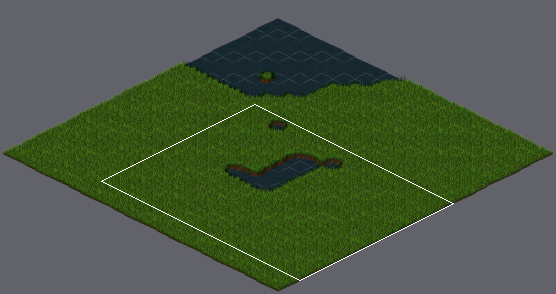
Two versions of a level (Tiled map, examples/isometric_grass_and_water.tmx). The first picture is a wide view before the edit; the outline marks the close-up.
Close-up. Before the edit:
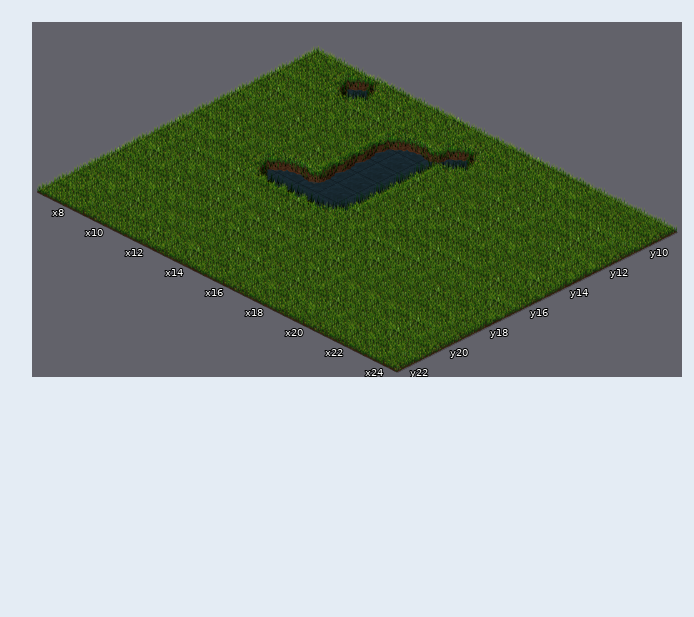
Cells are 64x32 px. Isometric: x runs down to the right, y down to the left. Shown: x 7..24, y 9..22. The commit also changed other parts of the map, which this record leaves out.
After the commit:
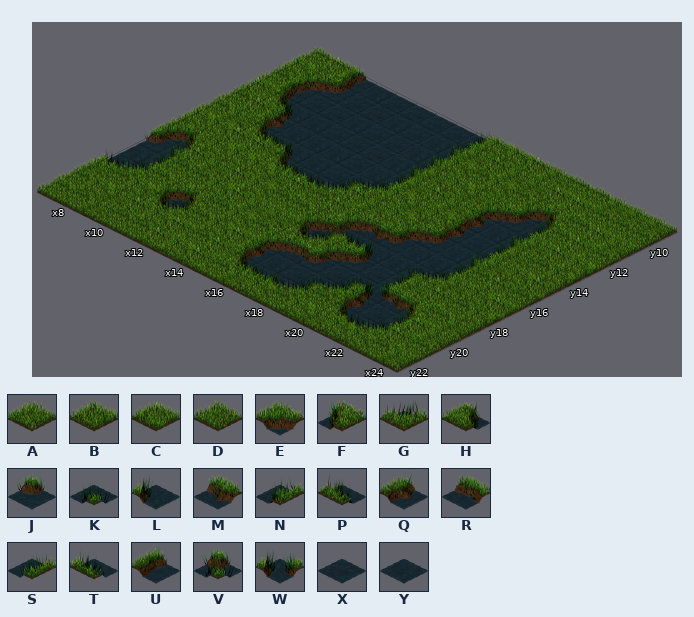
Key: from "isometric_grass_and_water": A 0, B 1, C 2, D 3, E 4, F 5, G 6, H 7, J 8, K 10, L 11, M 12, N 13, P 14, Q 15, R 16, S 17, T 18, U 19, V 20, W 21, X 22, Y 23.
_ is an empty cell.
Tiles replaced or removed in this view: A, B, C, D, E, F, G, H, J, R, S, T, U, V, X.
Edits made:
Changed rows in their new state; . is an unchanged cell.
Layer "Tile Layer 1":
first column x 7:
 9 DCUYXXXXS.B.A.D.
10 BEJXXYXYNAC.ACC.
11 DUXXYXXYNBDBDEF.
12 CHLYXXXYNAB.EJS.
13 DCQYYYXY.ACAQYN.
14 .AHPLYXKGBABQXS.
15 BB.CHPTGC..EJYN.
16 EFBBBACDCEMJYYS.
17 JN.A.B.DEVTLYKG.
18 YSDDB..AHGEJXS..
19 TG.EFD.DERJXKWMF
20 ...HG...QYXKGQXS
21 .....CDCHPPG.HTG
Boxes around the changes in both close-ups, in picture pixels (x1, y1, x2, y2):
changed: (97, 45, 617, 340)
